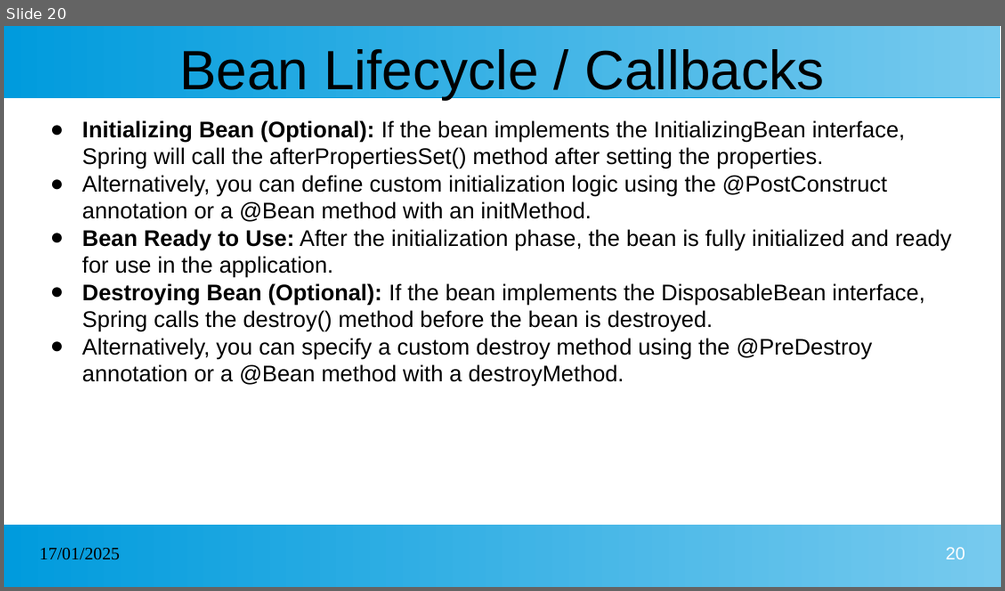
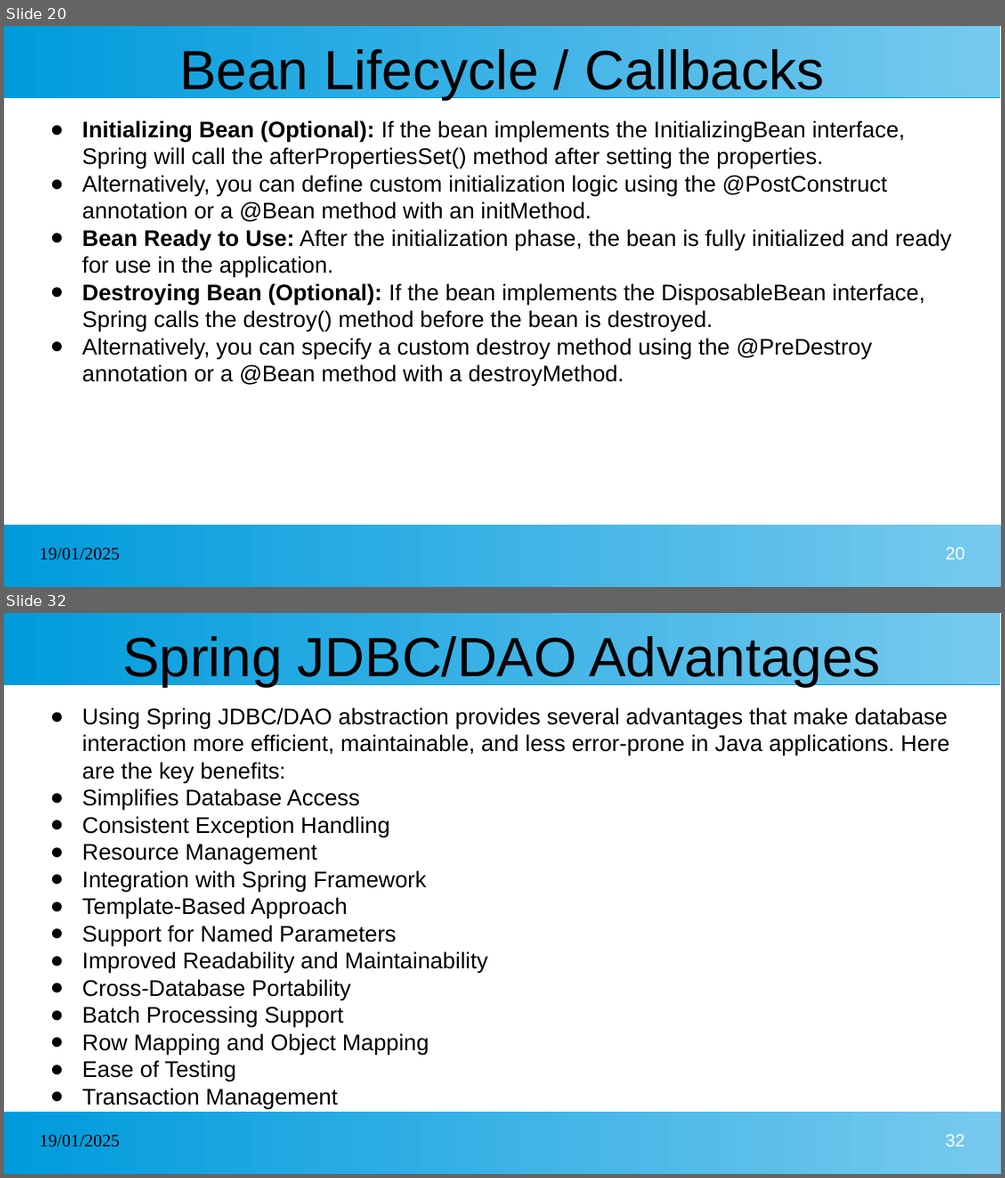
Before and after one commit to kcharankumar/MLA_Java_Arya, a slide deck: Spring.pptx. Shown one above the other, each under a label of ours: slide 20 before the commit, slides 20 and 32 after it; the slides between them are not shown. The pictures are 1005x591 and 1005x1178 pixels, drawn with LibreOffice and Linux fonts; fonts in the diff are those of the drawing. Boxes give left, top, right and bottom in pixels: in the first picture for what was removed or moved away, otherwise in the second. Text is boxed around its words. In the diff, an @@ line names an element or a change of style, - is before the commit and + after.

```diff
--- a/Spring.pptx
+++ b/Spring.pptx
@@ slide 32 added at bbox=[4, 613, 1001, 1174], background #FFFFFF; not listed: 2 template elements that a slide beside it also shows @@
@@ title added at bbox=[122, 636, 881, 686], 44 pt, text #000000 @@
+Spring JDBC/DAO Advantages
@@ text added at bbox=[82, 707, 949, 1054], 18 pt, text #000000 @@
+● Using Spring JDBC/DAO abstraction provides several advantages that make database interaction more efficient, maintainable, and less error-prone in Java applications. Here are the key benefits:
+● Simplifies Database Access
+● Consistent Exception Handling
+● Resource Management
+● Integration with Spring Framework
+● Template-Based Approach
+● Support for Named Parameters
+● Improved Readability and Maintainability
+● Cross-Database Portability
+● Batch Processing Support
+● Row Mapping and Object Mapping
+● Ease of Testing
+● Transaction Management
@@ text added at bbox=[40, 1135, 120, 1147], 14 pt, text #000000 @@
+19/01/2025
@@ page number added at bbox=[946, 1134, 965, 1146], 14 pt, text #FFFFFF @@
+32
@@ slide 20 changed as well @@
@@ text at bbox=[40, 548, 120, 560]: text changed @@
-17/01/2025
+19/01/2025
```
Also in this commit, not shown: 19 other slides changed, 44 other slides added.
